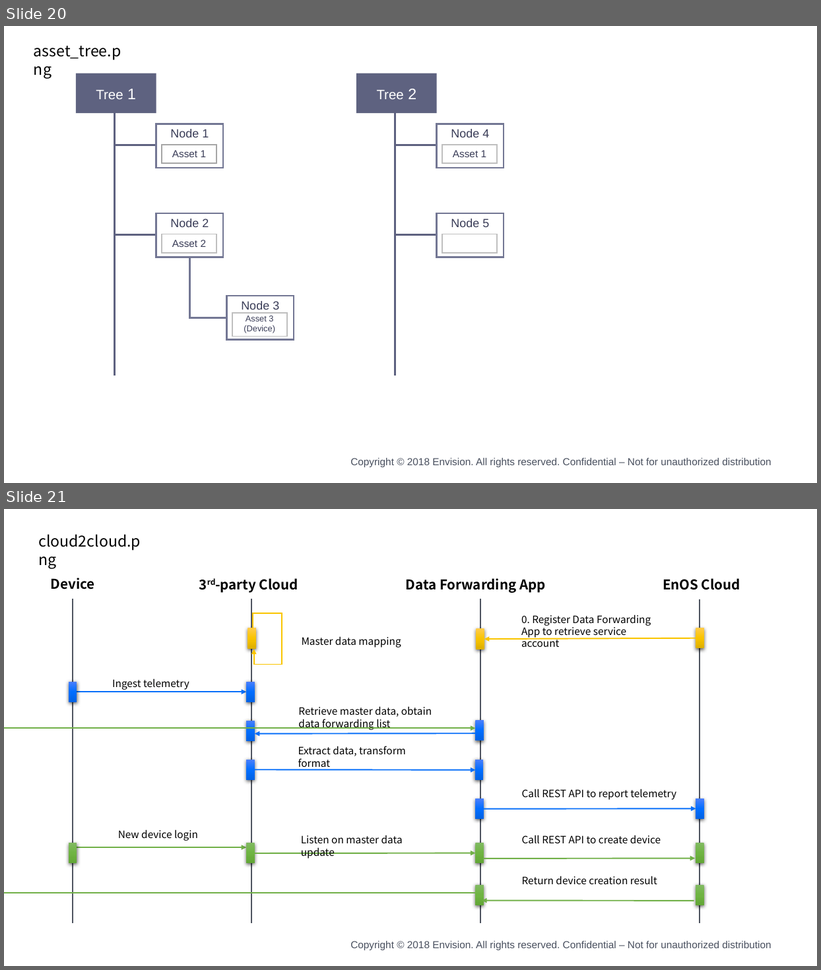
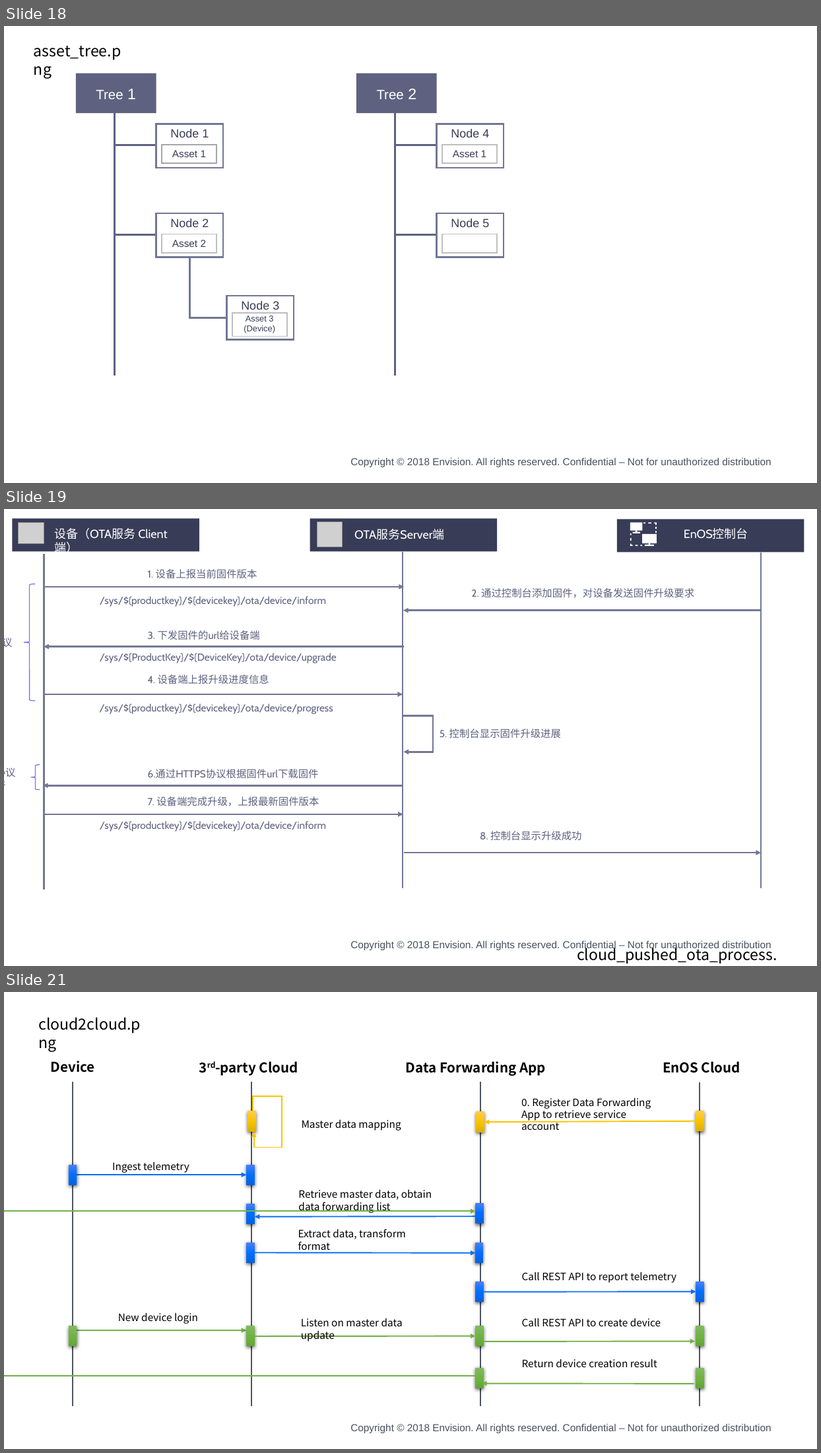
Before and after one commit to kikuchiyo/device_connection_en, a slide deck: media/device_en.pptx. Shown one above the other, each under a label of ours: slides 20 and 21 before the commit, slides 18, 19 and 21 after it; the slides between them are not shown. The pictures are 821x970 and 821x1453 pixels, drawn with LibreOffice and Linux fonts; fonts in the diff are those of the drawing; grey boxes stand for pictures; background and template pictures are left out. Boxes give left, top, right and bottom in pixels: in the first picture for what was removed or moved away, otherwise in the second. Text is boxed around its words. In the diff, an @@ line names an element or a change of style, - is before the commit and + after.

```diff
--- a/media/device_en.pptx
+++ b/media/device_en.pptx
@@ slide 19 added at [4,509,817,966], background #FFFFFF; not listed: 1 template element that a slide beside it also shows @@
@@ group added at [4,518,805,890]: 17 texts, 7 arrows, 4 lines, 3 rectangles, 2 pictures, 2 left braces, 1 freeform shape, 1 elbow arrow @@
+设备（OTA服务 Client端）
+OTA服务Server端
+EnOS控制台
+1. 设备上报当前固件版本
+2. 通过控制台添加固件，对设备发送固件升级要求
+/sys/${productkey}/${devicekey}/ota/device/inform
+4. 设备端上报升级进度信息
+5. 控制台显示固件升级进展
+6.通过HTTPS协议根据固件url下载固件
+7. 设备端完成升级，上报最新固件版本
+8. 控制台显示升级成功
+3. 下发固件的url给设备端
+/sys/${ProductKey}/${DeviceKey}/ota/device/upgrade
+/sys/${productkey}/${devicekey}/ota/device/progress
+/sys/${productkey}/${devicekey}/ota/device/inform
+MQTT协议
+HTTPS协议
+下载固件
@@ text added at [577,945,777,964], 18 pt, text #000000 @@
+cloud_pushed_ota_process.png
@@ what was slide 20 is now slide 18 @@
```
Also in this commit, not shown: 5 slides changed, 3 other slides added, 3 slides removed, 22 other files.
